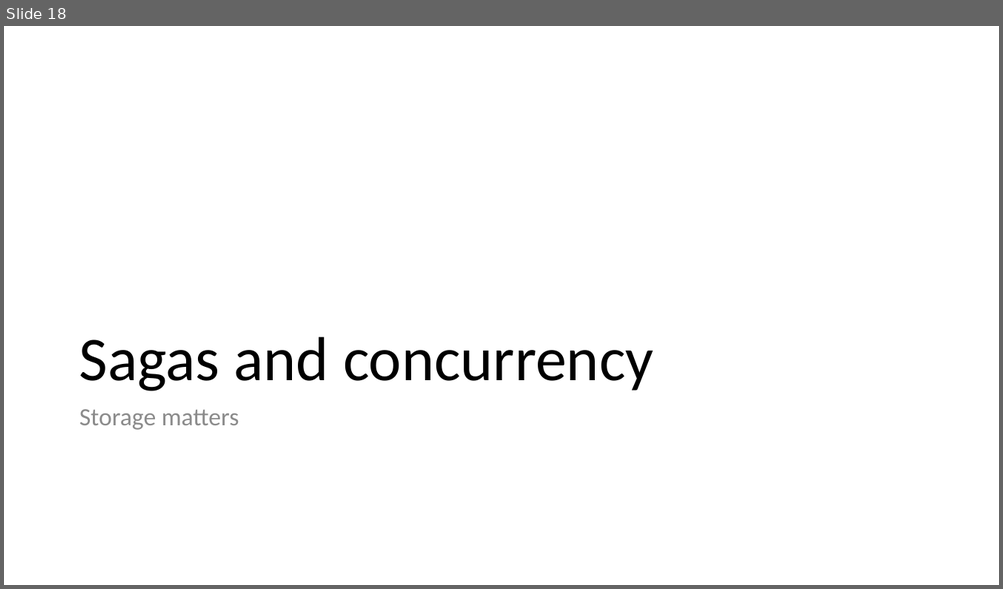
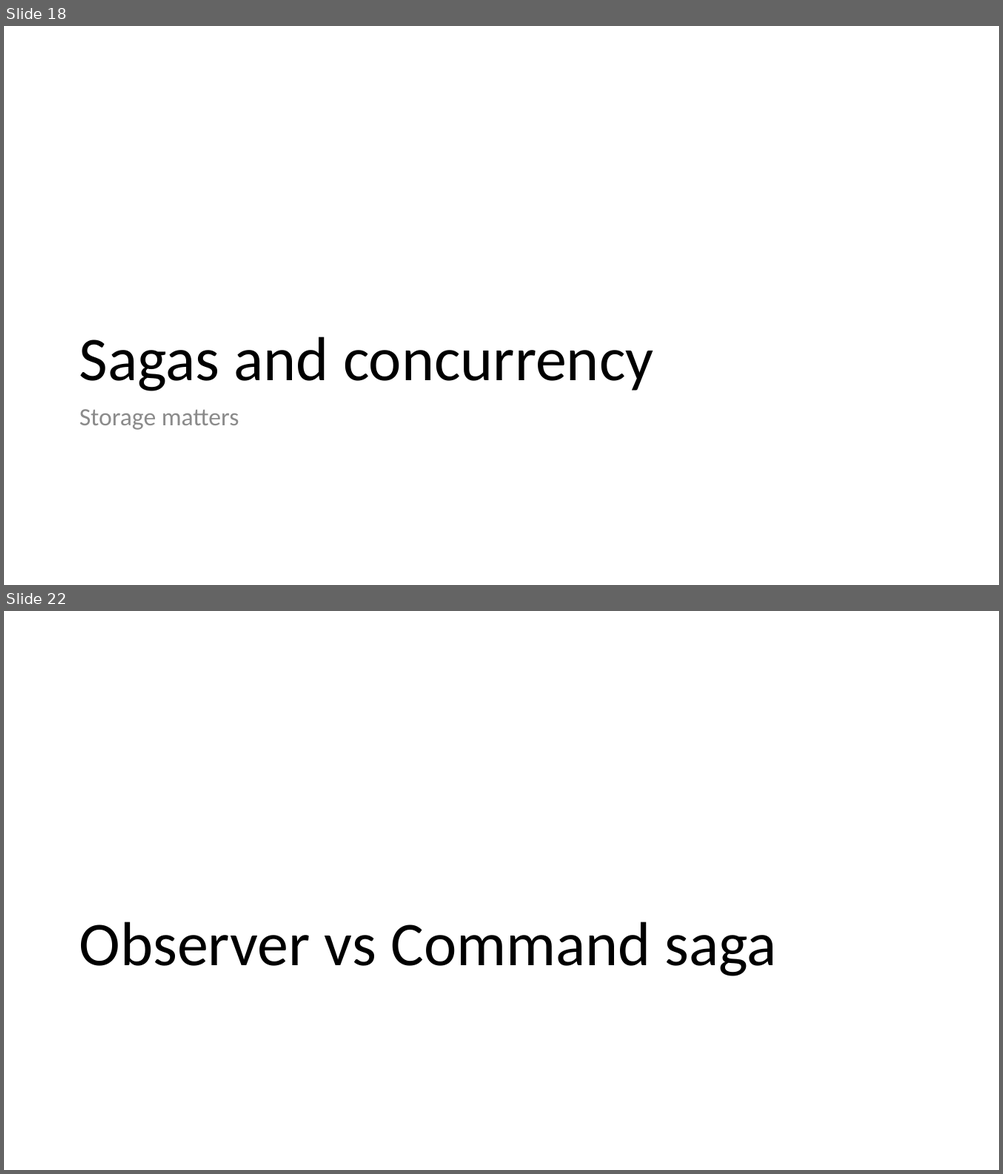
Before and after one commit to Particular/SagaMasterClass, a slide deck: SagaMasterClass.pptx. Shown one above the other, each under a label of ours: slide 18 before the commit, slides 18 and 22 after it; the slides between them are not shown. The pictures are 1003x589 and 1003x1174 pixels, drawn with LibreOffice and Linux fonts; fonts in the diff are those of the drawing. Boxes give left, top, right and bottom in pixels: in the first picture for what was removed or moved away, otherwise in the second. Text is boxed around its words. In the diff, an @@ line names an element or a change of style, - is before the commit and + after.

```diff
--- a/SagaMasterClass.pptx
+++ b/SagaMasterClass.pptx
@@ slide 22 added at (x1=4, y1=611, x2=999, y2=1170), background #FFFFFF @@
@@ title added at (x1=79, y1=922, x2=777, y2=977), 60 pt, text #000000 @@
+Observer vs Command saga
```
Also in this commit, not shown: 3 slides changed, 16 other slides added, 7 other files.
